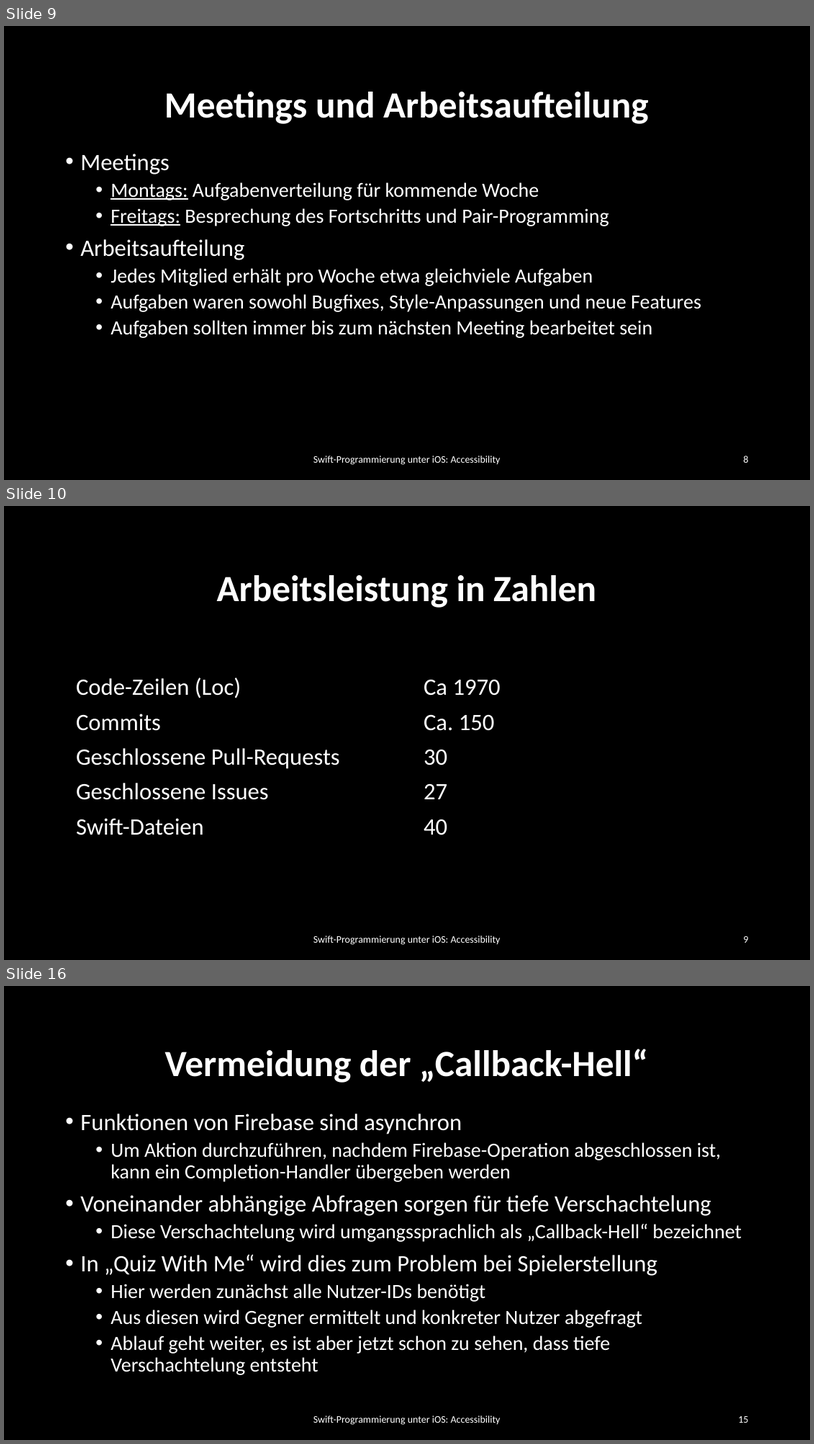
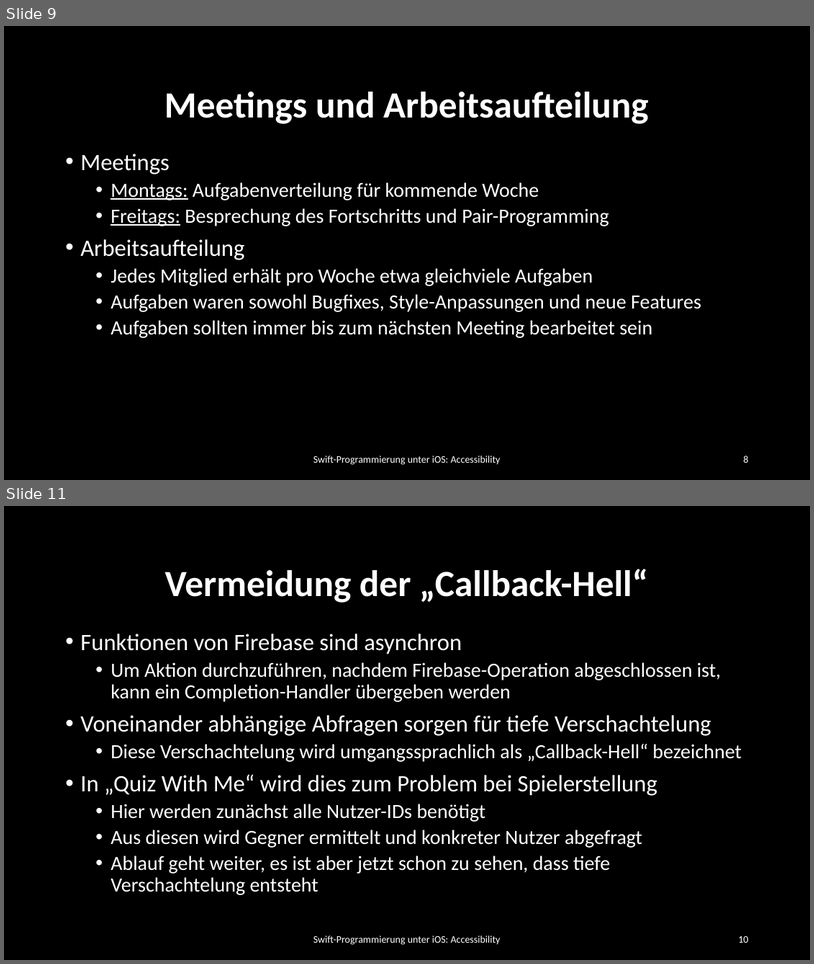
Before and after one commit to dspengler99/Quiz-With-Me, a slide deck: Präsentation/Quiz With Me.pptx. Shown one above the other, each under a label of ours: slides 9, 10 and 16 before the commit, slides 9 and 11 after it; the slides between them are not shown. The pictures are 814x1444 and 814x964 pixels, drawn with LibreOffice and Linux fonts; fonts in the diff are those of the drawing; background and template pictures are left out. Boxes give left, top, right and bottom in pixels: in the first picture for what was removed or moved away, otherwise in the second. Text is boxed around its words. In the diff, an @@ line names an element or a change of style, - is before the commit and + after.

```diff
--- a/Präsentation/Quiz With Me.pptx
+++ b/Präsentation/Quiz With Me.pptx
@@ slide 10 removed at [4,506,810,960], background #000000 @@
@@ title removed at [217,575,597,608] @@
-Arbeitsleistung in Zahlen
@@ table removed at [70,670,766,841], 5 rows, 2 columns @@
-Code-Zeilen (Loc) | Ca 1970
-Commits | Ca. 150
-Geschlossene Pull-Requests | 30
-Geschlossene Issues | 27
-Swift-Dateien | 40
@@ text removed at [314,935,501,944] @@
-Swift-Programmierung unter iOS: Accessibility
@@ page number removed at [743,936,748,942] @@
-9
@@ what was slide 16 is now slide 11 @@
@@ page number at [738,936,748,942]: text changed @@
-15
+10
```
Also in this commit, not shown: 5 slides changed, 4 other slides removed.
